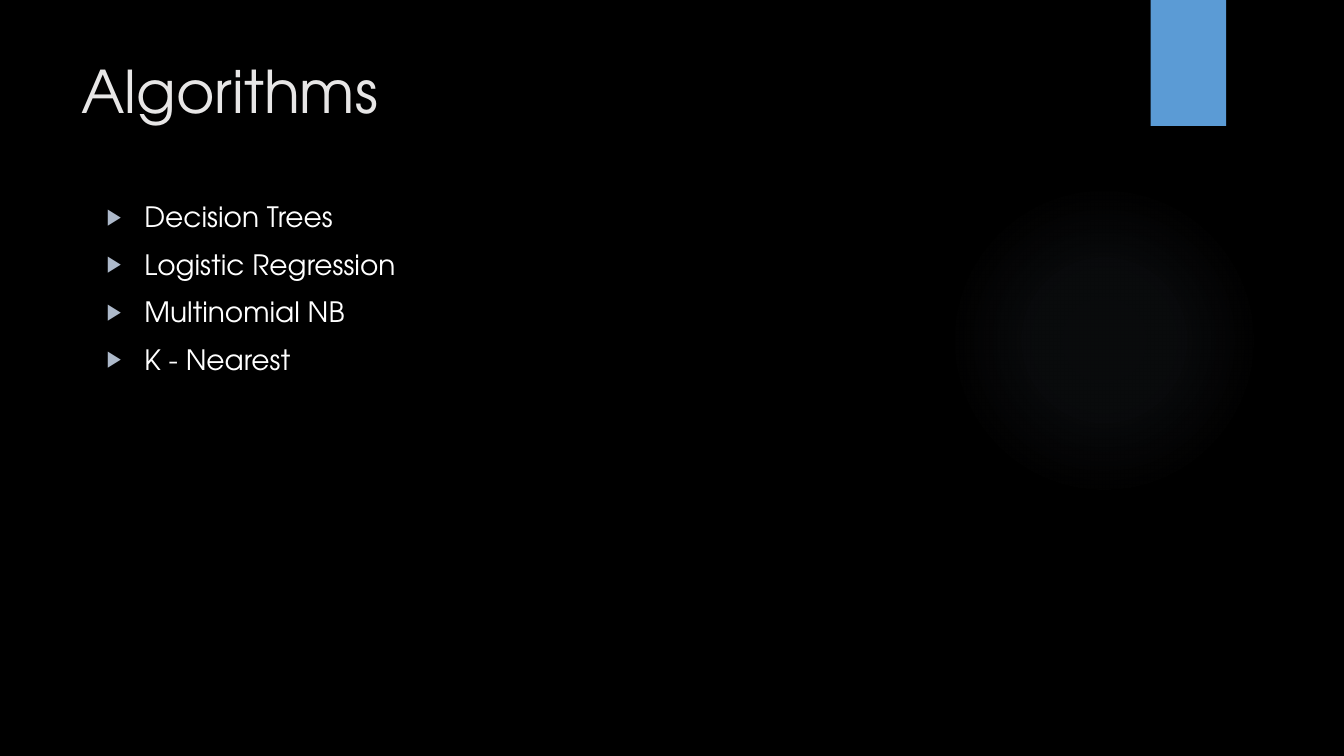
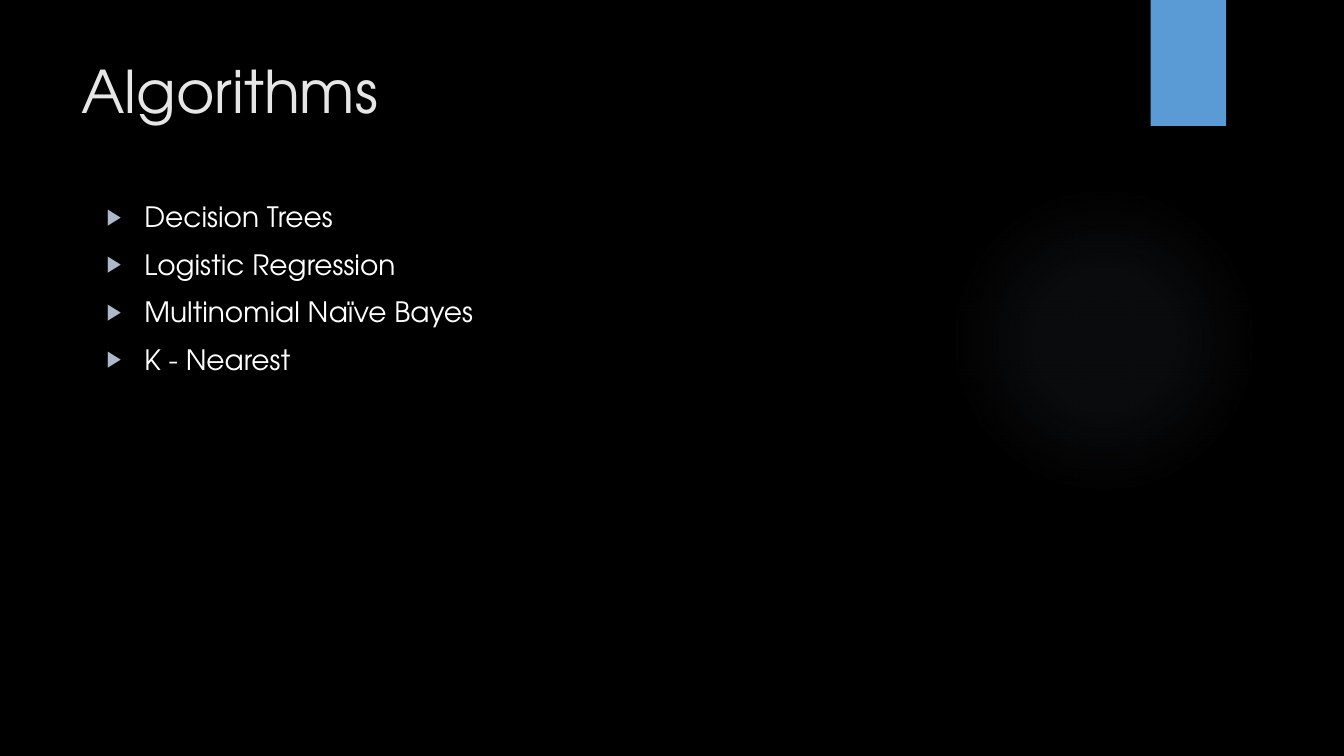
Before and after one commit to mkvalluri/cs583-project-2, a slide deck: slide 3 of docs/Presentation.pptx. Drawn at 1344x756 pixels with LibreOffice and Linux fonts; fonts in the diff are those of the drawing; background and template pictures are left out. Boxes give left, top, right and bottom in pixels: in the first picture for what was removed or moved away, otherwise in the second. Text is boxed around its words. In the diff, an @@ line names an element or a change of style, - is before the commit and + after.

```diff
--- a/docs/Presentation.pptx
+++ b/docs/Presentation.pptx
@@ text at (144,301,473,328): text changed @@
-▶ Multinomial NB
+▶ Multinomial Naïve Bayes
```
Also in this commit, not shown: 1 other slide changed, 6 other files.
